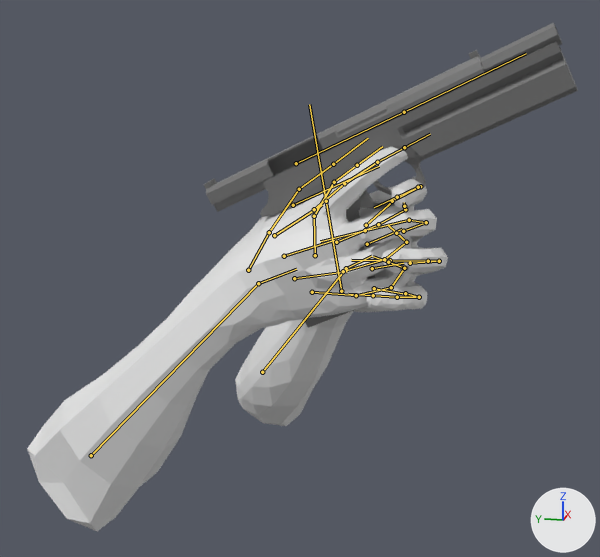
What one commit did to the FBX model CrimsonShooter/Assets/Models/Characters/Player/arms.fbx.
The view is the same before and after, from a 50 mm camera at (-0.99, -0.468, 0.053) aimed at (-0.1, -0.29, -0.169). The axes (+X, +Y, +Z) are drawn at lower right. The lights are the same throughout. Both versions are drawn at frame 1 of the action 'Rig|Fire'; the numbers are the values there. The bones that bend it are drawn over the model as lines.

In view in the first picture: 'Arms', 'Gun'.
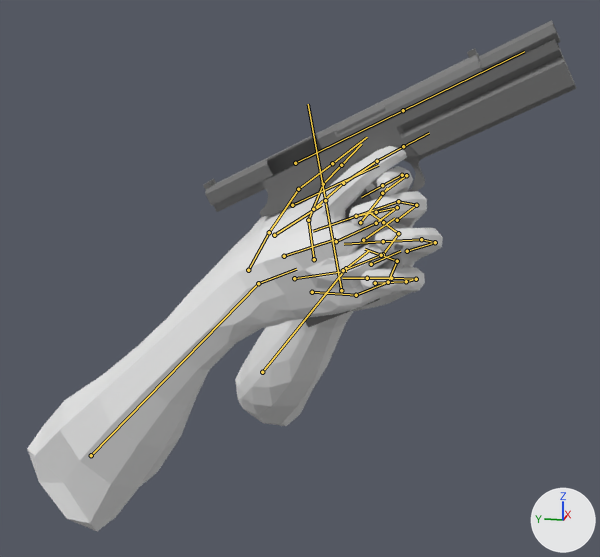
The change, as a diff of the scene's bpy script:
```diff
--- a/CrimsonShooter/Assets/Models/Characters/Player/arms.fbx.py
+++ b/CrimsonShooter/Assets/Models/Characters/Player/arms.fbx.py
@@ bone_hand_l @@
 bone_hand_l = bpy.data.objects['Rig'].pose.bones['hand.L']  # child of 'forearm.L'
-bone_hand_l.rotation_quaternion = (0.967, -0.084, -0.114, 0.21)  # degrees (-12, -11, 26)
+bone_hand_l.rotation_quaternion = (0.977, -0.02, -0.091, 0.19)  # degrees (-4, -10, 22)
@@ bone_f_index_01_l @@
 bone_f_index_01_l = bpy.data.objects['Rig'].pose.bones['f_index.01.L']  # child of 'palm.01.L'
-bone_f_index_01_l.rotation_quaternion = (0.997, -0.043, 0.011, -0.058)  # degrees (-5, 1, -7)
+bone_f_index_01_l.rotation_quaternion = (0.996, -0.004, 0.015, -0.091)  # degrees (-1, 2, -10)
@@ bone_f_index_02_l @@
 bone_f_index_02_l = bpy.data.objects['Rig'].pose.bones['f_index.02.L']  # child of 'f_index.01.L'
-bone_f_index_02_l.rotation_quaternion = (0.952, 0.265, 0.007, -0.151)  # degrees (30, 5, -17)
+bone_f_index_02_l.rotation_quaternion = (0.96, 0.238, 0.013, -0.145)  # degrees (27, 5, -16)
@@ bone_f_index_03_l @@
 bone_f_index_03_l = bpy.data.objects['Rig'].pose.bones['f_index.03.L']  # child of 'f_index.02.L'
-bone_f_index_03_l.rotation_quaternion = (0.973, 0.202, 0.001, -0.109)  # degrees (23, 3, -12)
+bone_f_index_03_l.rotation_quaternion = (0.98, 0.172, 0.003, -0.097)  # degrees (20, 2, -11)
@@ bone_thumb_01_l @@
 bone_thumb_01_l = bpy.data.objects['Rig'].pose.bones['thumb.01.L']  # child of 'palm.01.L'
-bone_thumb_01_l.rotation_quaternion = (0.995, -0.018, 0.016, -0.093)  # degrees (-2, 2, -11)
+bone_thumb_01_l.rotation_quaternion = (0.995, 0.002, 0.002, -0.096)  # degrees (0, 0, -11)
@@ bone_thumb_02_l @@
 bone_thumb_02_l = bpy.data.objects['Rig'].pose.bones['thumb.02.L']  # child of 'thumb.01.L'
-bone_thumb_02_l.rotation_quaternion = (0.987, 0.101, -0.01, -0.125)  # degrees (12, 0, -14)
+bone_thumb_02_l.rotation_quaternion = (0.986, 0.116, -0.014, -0.118)  # degrees (13, 0, -14)
@@ bone_f_pinky_01_l @@
 bone_f_pinky_01_l = bpy.data.objects['Rig'].pose.bones['f_pinky.01.L']  # child of 'palm.04.L'
-bone_f_pinky_01_l.rotation_quaternion = (0.994, 0.094, 0.005, -0.048)  # degrees (11, 1, -5)
+bone_f_pinky_01_l.rotation_quaternion = (0.989, 0.137, -0.008, -0.049)  # degrees (16, 0, -6)
@@ bone_f_middle_01_r @@
 bone_f_middle_01_r = bpy.data.objects['Rig'].pose.bones['f_middle.01.R']  # child of 'palm.02.R'
-bone_f_middle_01_r.rotation_quaternion = (0.948, 0.313, 0.054, -0.033)  # degrees (36, 7, -2)
+bone_f_middle_01_r.rotation_quaternion = (0.934, 0.349, 0.058, -0.041)  # degrees (41, 8, -2)
@@ bone_f_middle_02_r @@
 bone_f_middle_02_r = bpy.data.objects['Rig'].pose.bones['f_middle.02.R']  # child of 'f_middle.01.R'
-bone_f_middle_02_r.rotation_quaternion = (0.993, -0.103, -0.002, -0.058)  # degrees (-12, -1, -7)
+bone_f_middle_02_r.rotation_quaternion = (0.998, 0.001, 0.006, -0.056)  # degrees (0, 1, -6)
@@ bone_f_middle_03_r @@
 bone_f_middle_03_r = bpy.data.objects['Rig'].pose.bones['f_middle.03.R']  # child of 'f_middle.02.R'
-bone_f_middle_03_r.rotation_quaternion = (0.884, 0.455, -0.101, -0.019)  # degrees (55, -9, -7)
+bone_f_middle_03_r.rotation_quaternion = (0.812, 0.575, -0.094, -0.02)  # degrees (71, -7, -8)
@@ bone_f_ring_01_r @@
 bone_f_ring_01_r = bpy.data.objects['Rig'].pose.bones['f_ring.01.R']  # child of 'palm.03.R'
-bone_f_ring_01_r.rotation_quaternion = (0.983, 0.128, 0.11, -0.069)  # degrees (14, 14, -6)
+bone_f_ring_01_r.rotation_quaternion = (0.967, 0.197, 0.133, -0.095)  # degrees (22, 17, -8)
@@ bone_f_ring_02_r @@
 bone_f_ring_02_r = bpy.data.objects['Rig'].pose.bones['f_ring.02.R']  # child of 'f_ring.01.R'
-bone_f_ring_02_r.rotation_quaternion = (0.95, 0.311, 0.038, 0.015)  # degrees (36, 4, 3)
+bone_f_ring_02_r.rotation_quaternion = (0.945, 0.321, 0.058, -0.004)  # degrees (38, 6, 2)
@@ bone_f_ring_03_r @@
 bone_f_ring_03_r = bpy.data.objects['Rig'].pose.bones['f_ring.03.R']  # child of 'f_ring.02.R'
-bone_f_ring_03_r.rotation_quaternion = (0.949, 0.313, -0.043, 0.025)  # degrees (36, -6, 1)
+bone_f_ring_03_r.rotation_quaternion = (0.955, 0.294, -0.039, 0.008)  # degrees (34, -5, 0)
@@ bone_f_pinky_01_r @@
 bone_f_pinky_01_r = bpy.data.objects['Rig'].pose.bones['f_pinky.01.R']  # child of 'palm.04.R'
-bone_f_pinky_01_r.rotation_quaternion = (0.96, 0.228, 0.165, 0.005)  # degrees (28, 18, 5)
+bone_f_pinky_01_r.rotation_quaternion = (0.929, 0.329, 0.169, -0.006)  # degrees (40, 19, 6)
@@ bone_f_pinky_02_r @@
 bone_f_pinky_02_r = bpy.data.objects['Rig'].pose.bones['f_pinky.02.R']  # child of 'f_pinky.01.R'
-bone_f_pinky_02_r.rotation_quaternion = (0.943, 0.323, 0.079, 0.013)  # degrees (38, 8, 4)
+bone_f_pinky_02_r.rotation_quaternion = (0.951, 0.299, 0.083, 0.004)  # degrees (35, 9, 3)
@@ bone_f_pinky_03_r @@
 bone_f_pinky_03_r = bpy.data.objects['Rig'].pose.bones['f_pinky.03.R']  # child of 'f_pinky.02.R'
-bone_f_pinky_03_r.rotation_quaternion = (0.85, 0.492, -0.07, 0.175)  # degrees (58, -17, 14)
+bone_f_pinky_03_r.rotation_quaternion = (0.885, 0.434, -0.073, 0.154)  # degrees (51, -15, 13)
```

What differs and where, as boxes (x1, y1, x2, y2) in the pictures (600 x 557 px):
'Arms', posed: before (27, 147, 448, 531); after (27, 146, 443, 531)
'Gun', posed: before (204, 23, 578, 328); after (203, 20, 576, 328)
bone 'hand.L', root to tip: before (346, 268) to (371, 256); after (346, 268) to (369, 250)
bone 'f_index.01.L', root to tip: before (392, 201) to (420, 186); after (382, 193) to (406, 175)
bone 'f_index.02.L', root to tip: before (420, 186) to (418, 187); after (406, 175) to (402, 175)
bone 'f_index.03.L', root to tip: before (418, 187) to (397, 197); after (402, 175) to (382, 185)
bone 'thumb.01.L', root to tip: before (315, 255) to (314, 216); after (314, 259) to (308, 220)
bone 'thumb.02.L', root to tip: before (314, 216) to (334, 182); after (308, 220) to (323, 184)
bone 'f_pinky.01.L', root to tip: before (405, 293) to (419, 297); after (406, 281) to (416, 279)
bone 'f_middle.01.R', root to tip: before (336, 242) to (378, 224); after (336, 241) to (376, 223)
bone 'f_middle.02.R', root to tip: before (378, 224) to (405, 209); after (376, 223) to (397, 207)
bone 'f_middle.03.R', root to tip: before (405, 209) to (404, 206); after (397, 207) to (376, 212)
bone 'f_ring.01.R', root to tip: before (343, 271) to (384, 259); after (343, 270) to (383, 254)
bone 'f_ring.02.R', root to tip: before (384, 259) to (406, 242); after (383, 254) to (398, 233)
bone 'f_ring.03.R', root to tip: before (406, 242) to (396, 233); after (398, 233) to (383, 222)
bone 'f_pinky.01.R', root to tip: before (356, 295) to (391, 287); after (356, 295) to (388, 282)
bone 'f_pinky.02.R', root to tip: before (391, 287) to (404, 268); after (388, 282) to (397, 261)
bone 'f_pinky.03.R', root to tip: before (404, 268) to (388, 262); after (397, 261) to (381, 255)
